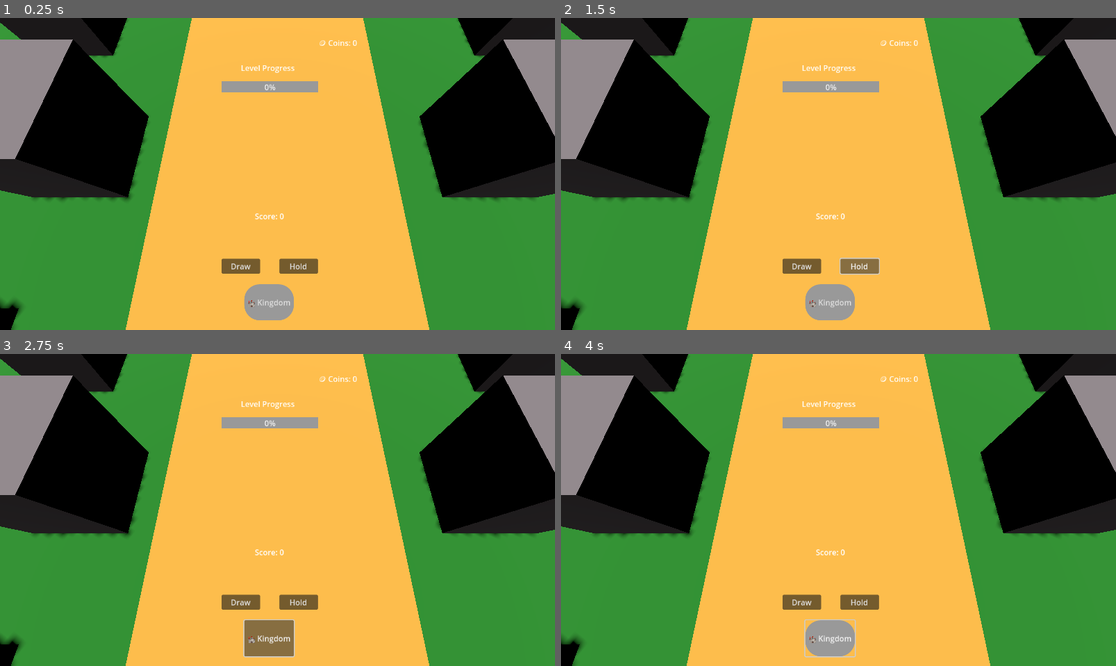
Above: before the commit, frames 1-4 (two rows, left to right).
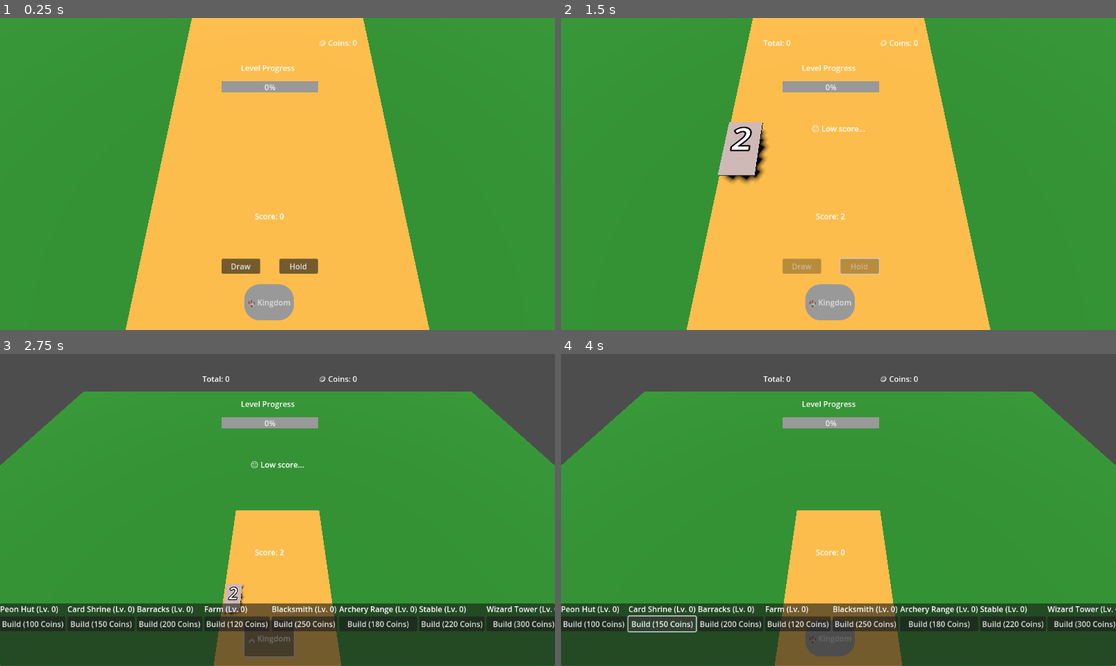
Above: after the commit, the same moments.

Repository: szefer-piotr/mobile_game
Game: Godot game, scene res://Main.tscn
Same seed, same stepped clock (60 frames per second), same inputs: the game is played once before the commit and once after it.
Inputs (mouse positions are in pixels of both pictures, inside the frame that each line leads up to):
- Up to frame 1 (0.25 s): no input
- Up to frame 2 (1.5 s): click "Draw" at 0.5 s; click "Hold" at 1.25 s
- Up to frame 3 (2.75 s): click "🏰 Kingdom" at 2 s
- Up to frame 4 (4 s): click (594, 625) at 2.75 s, where only the run after the commit has a clickable "Build (100 Coins)"; click (660, 625) at 3.5 s, where only the run after the commit has a clickable "Build (150 Coins)"

The runs differ from the first frame. In frame 1, 25% of the frame differs, in the area x 0-100%, y 0-100%; in frame 2, 27%; in frame 3, 75%; in frame 4, 75%.
Error before the commit: Parse Error: Used space character for indentation instead of tab as used before in the file. (res://Main.gd:149)

Commit message:
Tabulatory

Diff:
--- a/Main.gd
+++ b/Main.gd
@@ -23,46 +23,46 @@
 var fill_speed = 6.0
 
 var buildings = {
-        "Peon Hut": {
-                "level": 0,
-                "costs": [100, 200, 400, 800, 1600]
-        },
-        "Card Shrine": {
-                "level": 0,
-                "costs": [150, 300, 600, 1200, 2400]
-        },
-        "Barracks": {
-                "level": 0,
-                "costs": [200, 400, 800, 1600, 3200]
-        },
-        "Farm": {
-                "level": 0,
-                "costs": [120, 240, 480, 960, 1920]
-        },
-        "Blacksmith": {
-                "level": 0,
-                "costs": [250, 500, 1000, 2000, 4000]
-        },
-        "Archery Range": {
-                "level": 0,
-                "costs": [180, 360, 720, 1440, 2880]
-        },
-        "Stable": {
-                "level": 0,
-                "costs": [220, 440, 880, 1760, 3520]
-        },
-        "Wizard Tower": {
-                "level": 0,
-                "costs": [300, 600, 1200, 2400, 4800]
-        },
-        "Market": {
-                "level": 0,
-                "costs": [160, 320, 640, 1280, 2560]
-        },
-        "Wall": {
-                "level": 0,
-                "costs": [140, 280, 560, 1120, 2240]
-        }
+		"Peon Hut": {
+				"level": 0,
+				"costs": [100, 200, 400, 800, 1600]
+		},
+		"Card Shrine": {
+				"level": 0,
+				"costs": [150, 300, 600, 1200, 2400]
+		},
+		"Barracks": {
+				"level": 0,
+				"costs": [200, 400, 800, 1600, 3200]
+		},
+		"Farm": {
+				"level": 0,
+				"costs": [120, 240, 480, 960, 1920]
+		},
+		"Blacksmith": {
+				"level": 0,
+				"costs": [250, 500, 1000, 2000, 4000]
+		},
+		"Archery Range": {
+				"level": 0,
+				"costs": [180, 360, 720, 1440, 2880]
+		},
+		"Stable": {
+				"level": 0,
+				"costs": [220, 440, 880, 1760, 3520]
+		},
+		"Wizard Tower": {
+				"level": 0,
+				"costs": [300, 600, 1200, 2400, 4800]
+		},
+		"Market": {
+				"level": 0,
+				"costs": [160, 320, 640, 1280, 2560]
+		},
+		"Wall": {
+				"level": 0,
+				"costs": [140, 280, 560, 1120, 2240]
+		}
 }
 
 func _ready():
@@ -147,21 +147,21 @@
 	show_building_ui()
 
 func show_building_ui():
-        $CanvasLayer/KingdomPanel.visible = true
-        $CanvasLayer/DrawButton.visible = false
-        $CanvasLayer/HoldButton.visible = false
-        $KingdomRoot.visible = true
-        connect_building_buttons()
-        update_all_building_buttons()
+	$CanvasLayer/KingdomPanel.visible = true
+	$CanvasLayer/DrawButton.visible = false
+	$CanvasLayer/HoldButton.visible = false
+	$KingdomRoot.visible = true
+	connect_building_buttons()
+	update_all_building_buttons()
 
 func connect_building_buttons():
-        for key in buildings.keys():
-                var btn_name = key.replace(" ", "") + "Button"
-                var btn = $CanvasLayer/KingdomPanel/BuildingList.get_node_or_null(btn_name)
-                if btn:
-                        btn.set_meta("building_key", key)
-                        if not btn.pressed.is_connected(_on_BuildingButton_pressed):
-                                btn.pressed.connect(_on_BuildingButton_pressed.bind(btn))
+	for key in buildings.keys():
+		var btn_name = key.replace(" ", "") + "Button"
+		var btn = $CanvasLayer/KingdomPanel/BuildingList.get_node_or_null(btn_name)
+		if btn:
+			btn.set_meta("building_key", key)
+			if not btn.pressed.is_connected(_on_BuildingButton_pressed):
+				btn.pressed.connect(_on_BuildingButton_pressed.bind(btn))
 
 func end_game(msg: String, gave_reward: bool):
 	result_label.text = msg
@@ -200,32 +200,31 @@
 	reset_game()
 
 func _on_BuildingButton_pressed(btn: Button):
-        if not btn.has_meta("building_key"):
-                return
-
-        var key = btn.get_meta("building_key")
-        if not buildings.has(key):
-                return
-
-        var data = buildings[key]
-        var lvl = data["level"]
-        if lvl < data["costs"].size():
-                var cost = data["costs"][lvl]
-                if CurrencyManager.spend_coins(cost):
-                        data["level"] += 1
-                        buildings[key] = data
-
-                        var label_name = key.replace(" ", "") + "Label"
-                        var label = $CanvasLayer/KingdomPanel/BuildingList.get_node_or_null(label_name)
-                        if label:
-                                label.text = "%s (Lv. %d)" % [key, data["level"]]
-
-                        var node_name = key.replace(" ", "")
-                        var build_node = $KingdomRoot.get_node_or_null(node_name)
-                        if build_node:
-                                build_node.visible = true
-
-                        update_building_button(btn.name, data)
+	if not btn.has_meta("building_key"):
+		return
+
+	var key = btn.get_meta("building_key")
+	if not buildings.has(key):
+		return
+
+	var data = buildings[key]
+	var lvl = data["level"]
+	if lvl < data["costs"].size():
+		var cost = data["costs"][lvl]
+		if CurrencyManager.spend_coins(cost):
+			data["level"] += 1
+			buildings[key] = data
+
+			var label_name = key.replace(" ", "") + "Label"
+			var label = $CanvasLayer/KingdomPanel/BuildingList.get_node_or_null(label_name)
+			if label:
+				label.text = "%s (Lv. %d)" % [key, data["level"]]
+
+			var node_name = key.replace(" ", "")
+			var build_node = $KingdomRoot.get_node_or_null(node_name)
+			if build_node:
+				build_node.visible = true
+			update_building_button(btn.name, data)
 
 
 func update_building_button(button_name: String, data: Dictionary):
@@ -233,16 +232,16 @@
 	if btn == null:
 		return
 
-        var lvl = data["level"]
-        if lvl < data["costs"].size():
-                var cost = data["costs"][lvl]
-                if lvl == 0:
-                        btn.text = "Build (%d)" % cost
-                else:
-                        btn.text = "Upgrade (%d)" % cost
-        else:
-                btn.text = "MAXED"
-                btn.disabled = true
+	var lvl = data["level"]
+	if lvl < data["costs"].size():
+		var cost = data["costs"][lvl]
+		if lvl == 0:
+			btn.text = "Build (%d)" % cost
+		else:
+			btn.text = "Upgrade (%d)" % cost
+	else:
+		btn.text = "MAXED"
+		btn.disabled = true
 
 func update_all_building_buttons():
 	for name in buildings.keys():
--- a/Main.tscn
+++ b/Main.tscn
@@ -148,9 +148,9 @@
 
 [node name="KingdomPanel" type="Panel" parent="CanvasLayer"]
 visible = false
-anchor_left = 0.0
+anchors_preset = -1
+anchor_top = 0.8
 anchor_right = 1.0
-anchor_top = 0.8
 anchor_bottom = 1.0
 grow_horizontal = 2
 grow_vertical = 2
